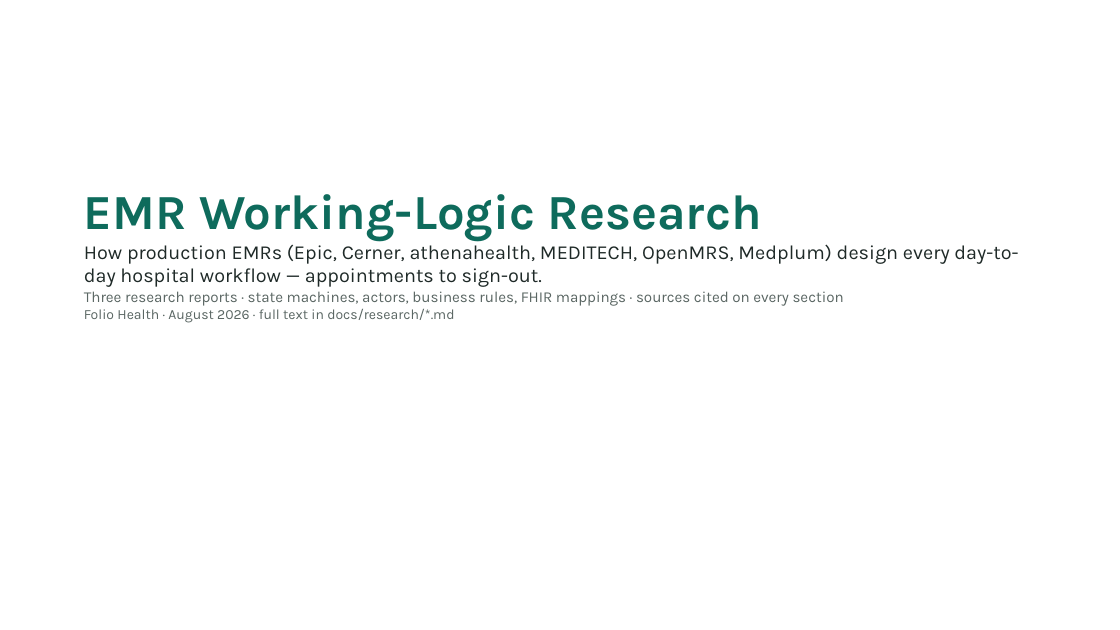
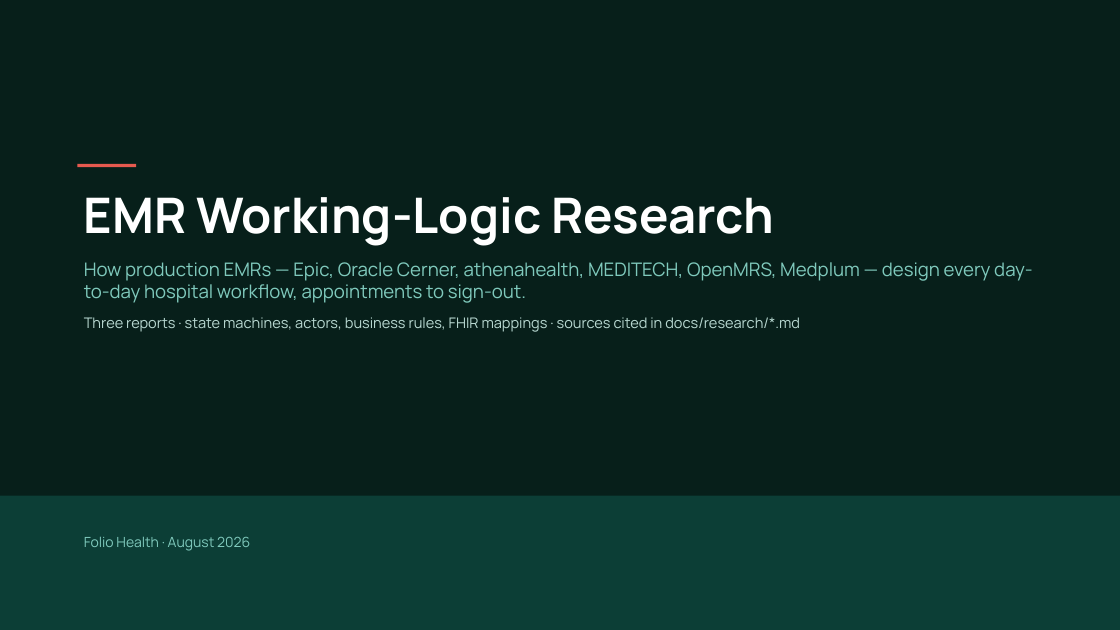
Before and after one commit to Folio-Health/Folio-Health-prototype, a slide deck: slide 1 of folio-health/docs/research/EMR-Working-Logic-Research.pptx. Drawn at 1120x630 pixels with LibreOffice and Linux fonts; fonts in the diff are those of the drawing. Boxes give left, top, right and bottom in pixels: in the first picture for what was removed or moved away, otherwise in the second. Text is boxed around its words. In the diff, an @@ line names an element or a change of style, - is before the commit and + after.

```diff
--- a/folio-health/docs/research/EMR-Working-Logic-Research.pptx
+++ b/folio-health/docs/research/EMR-Working-Logic-Research.pptx
@@ rectangle added at box(0, 0, 1120, 630), fill #071F1A @@
@@ rectangle added at box(77, 164, 136, 167), fill #E65A4F @@
@@ text at box(84, 197, 774, 246): font Karla to Manrope, text colour #0E6B5C to #FFFFFF in "EMR Working-Logic Research" @@
@@ text at box(84, 262, 1032, 332): text changed; size 17 to 16 pt; font Karla to Manrope; text colour #5A6663 to #7FC9BC @@
-How production EMRs (Epic, Cerner, athenahealth, MEDITECH, OpenMRS, Medplum) design every day-to-day hospital workflow — appointments to sign-out.
-Three research reports · state machines, actors, business rules, FHIR mappings · sources cited on every section
-Folio Health · August 2026 · full text in docs/research/*.md
+How production EMRs — Epic, Oracle Cerner, athenahealth, MEDITECH, OpenMRS, Medplum — design every day-to-day hospital workflow, appointments to sign-out.
+Three reports · state machines, actors, business rules, FHIR mappings · sources cited in docs/research/*.md
@@ rectangle added at box(0, 496, 1120, 630), fill #0C3E36 @@
@@ text added at box(84, 537, 250, 551), 12 pt, text #7FC9BC @@
+Folio Health · August 2026
```
Also in this commit, not shown: 53 other slides changed, 3 slides added, 2 other files.
